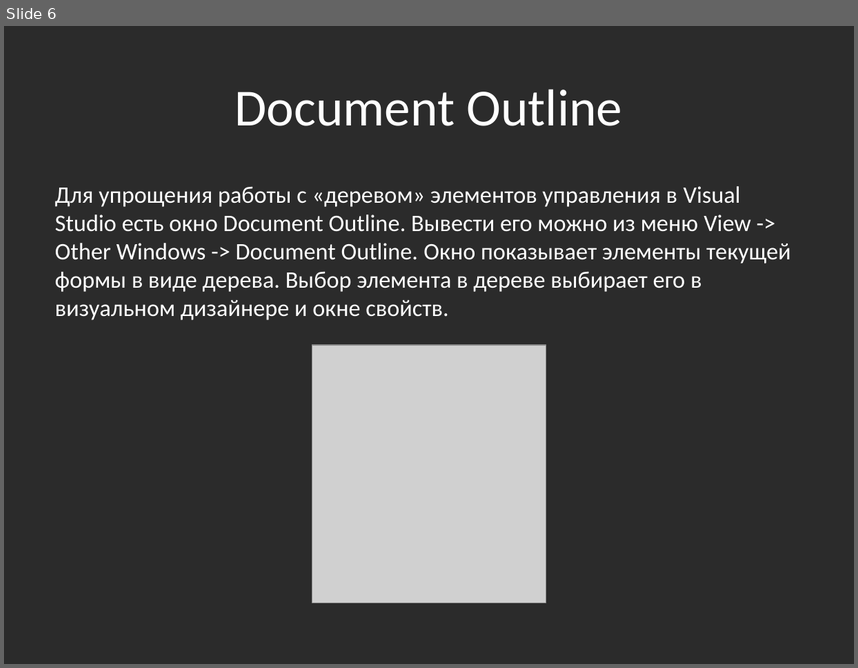
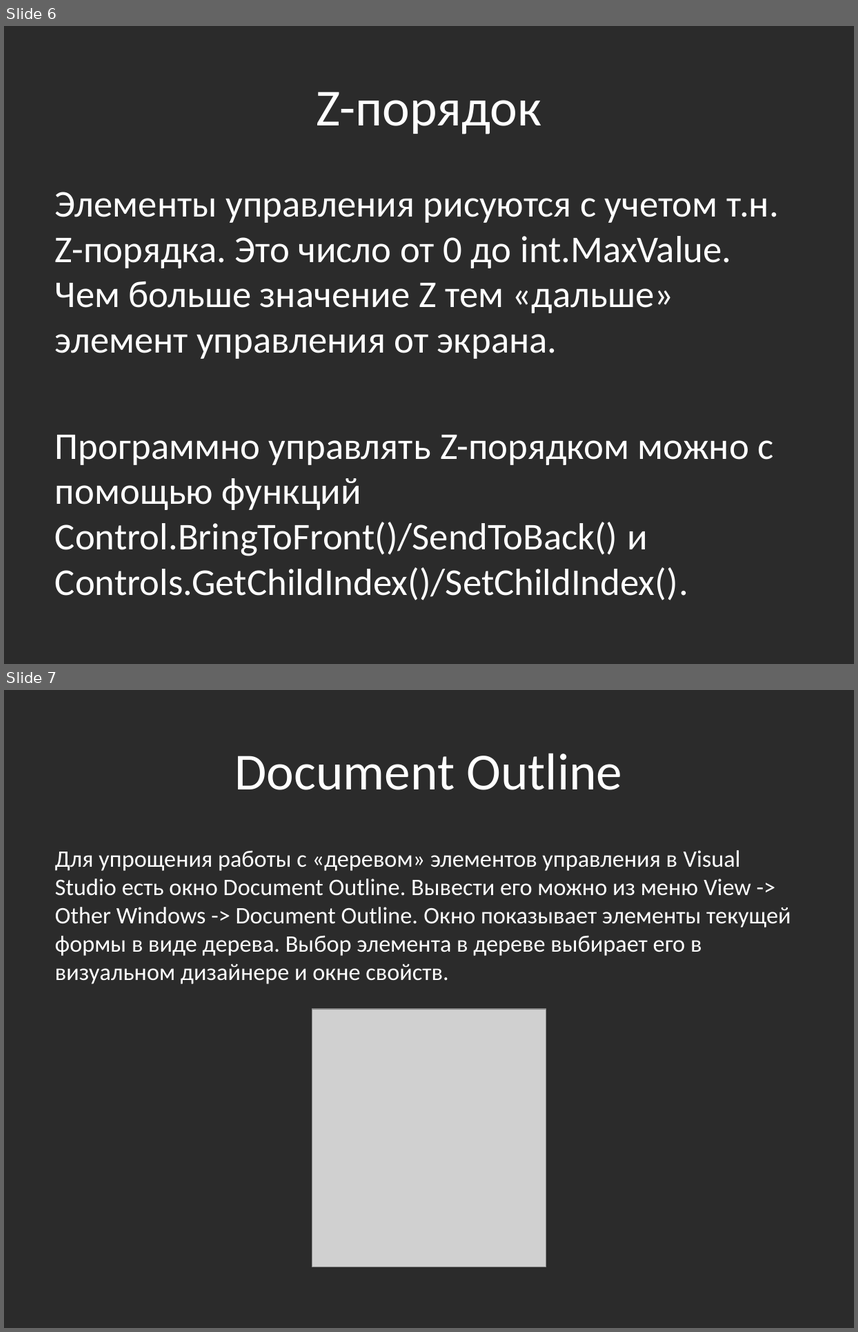
Before and after one commit to bazile/Training, a slide deck: Presentation/lesson-12-winforms.pptx. Shown one above the other, each under a label of ours: slide 6 before the commit, slides 6 and 7 after it. The pictures are 858x668 and 858x1332 pixels, drawn with LibreOffice and Linux fonts; fonts in the diff are those of the drawing; grey boxes stand for pictures; background and template pictures are left out; a plain dark background stands for a picture behind light text. Boxes give left, top, right and bottom in pixels: in the first picture for what was removed or moved away, otherwise in the second. Text is boxed around its words. In the diff, an @@ line names an element or a change of style, - is before the commit and + after.

```diff
--- a/Presentation/lesson-12-winforms.pptx
+++ b/Presentation/lesson-12-winforms.pptx
@@ slide 6 added at (4,26,854,664), background picture (left out) @@
@@ title added at (316,92,542,134), 44 pt, text #FFFFFF @@
+Z-порядок
@@ text added at (55,192,779,600), 32 pt, text #FFFFFF @@
+Элементы управления рисуются с учетом т.н. Z-порядка. Это число от 0 до int.MaxValue. Чем больше значение Z тем «дальше» элемент управления от экрана.
+Программно управлять Z-порядком можно с помощью функций Control.BringToFront()/SendToBack() и Controls.GetChildIndex()/SetChildIndex().
@@ what was slide 6 is now slide 7 @@
```
Also in this commit, not shown: 6 other files.
